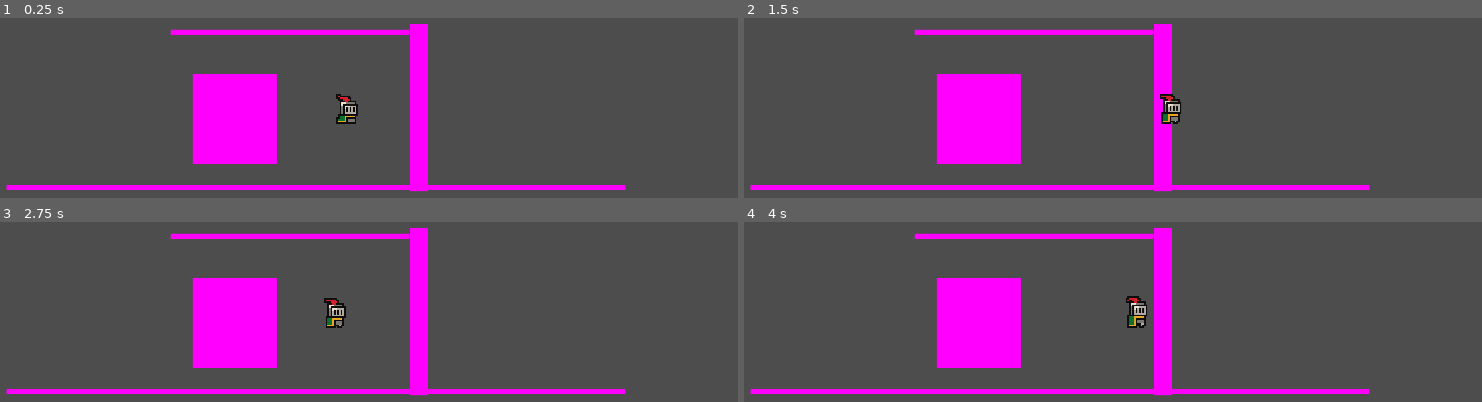
Above: before the commit, frames 1-4 (two rows, left to right).
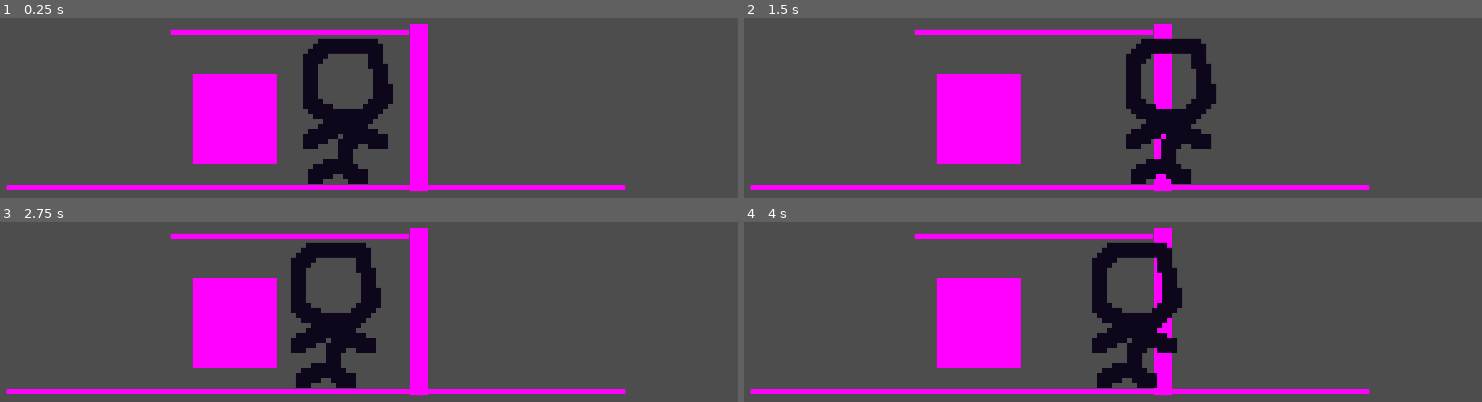
Above: after the commit, the same moments.

Repository: GDYUClub/term-project-w25
Game: Godot game, scene res://src/main/game.tscn
Two runs of this game, one before a commit and one after it. Both use one fixed random seed, a clock stepped at 60 frames per second and the inputs below. This scene is started directly instead of the project's main scene.
Inputs (mouse positions are in pixels of both pictures, inside the frame that each line leads up to):
- Up to frame 1 (0.25 s): no input
- Up to frame 2 (1.5 s): tap Enter (ui_accept) at 0.5 s; move the mouse to (1267, 100) at 0.52 s; hold Right (ui_right) 0.53-1.25 s; tap C (crouch) at 0.6 s; click (1267, 100) at 0.67 s; tap Space (jump) at 0.77 s; tap E (interact) at 0.8 s; drag from (928, 145) to (1164, 108) at 1.27 s
- Up to frame 3 (2.75 s): tap Enter (ui_accept) at 2 s; move the mouse to (428, 229) at 2.02 s; hold Left (ui_left) from 2.03 s (still down); tap C (crouch) at 2.1 s; tap E (interact) at 2.3 s
- Up to frame 4 (4 s): release Left (ui_left) at 2.75 s; drag from (outside the picture) to (1267, 324) at 2.77 s; tap Enter (ui_accept) at 3.5 s; move the mouse to (1334, 394) at 3.52 s; hold Right (ui_right) from 3.53 s (still down); tap E (interact) at 3.6 s; tap Space (jump) at 3.77 s

The runs differ from the first frame. In frame 1, 5.2% of the frame differs, in the area x 41-54%, y 11-93%; in frame 2, 5.3%; in frame 3, 5.3%; in frame 4, 5.3%, in the area x 47-60%, y 11-93%.

Commit message:
clue datatype

Diff:
--- a/assets/resources/standing_cshape.tres
+++ b/assets/resources/standing_cshape.tres
@@ -1,4 +1,4 @@
 [gd_resource type="RectangleShape2D" format=3 uid="uid://coaafk8ng1xrm"]
 
 [resource]
-size = Vector2(8, 15)
+size = Vector2(39, 83)
--- /dev/null
+++ b/src/clues/clue.gd
@@ -0,0 +1,10 @@
+extends Resource
+class_name Clue
+
+@export var id:String
+@export var name:String
+@export var desc:String
+@export var icon:Texture
+@export var panel:Texture
+@export var environment_sprite:Texture
+@export var picks_up:bool
--- /dev/null
+++ b/src/clues/clue_area.gd
@@ -0,0 +1,15 @@
+extends Area2D
+
+@export var clue:Clue
+@onready var sprite = $Sprite2D
+
+# Called when the node enters the scene tree for the first time.
+func _ready() -> void:
+	add_to_group("clue")
+	area_entered.connect(_on_area_entered)
+	sprite.texture = clue.environment_sprite
+
+
+func _on_area_entered(area:Area2D):
+
+	pass
--- /dev/null
+++ b/src/clues/clue_area.tscn
@@ -0,0 +1,14 @@
+[gd_scene load_steps=3 format=3 uid="uid://wd4uvocsv0hr"]
+
+[ext_resource type="Script" path="res://src/clues/clue_area.gd" id="1_i13jk"]
+
+[sub_resource type="CircleShape2D" id="CircleShape2D_n6ngs"]
+radius = 20.0
+
+[node name="ClueArea" type="Area2D"]
+script = ExtResource("1_i13jk")
+
+[node name="CollisionShape2D" type="CollisionShape2D" parent="."]
+shape = SubResource("CircleShape2D_n6ngs")
+
+[node name="Sprite2D" type="Sprite2D" parent="."]
--- /dev/null
+++ b/src/clues/clue_cigs.tres
@@ -0,0 +1,14 @@
+[gd_resource type="Resource" script_class="Clue" load_steps=4 format=3 uid="uid://dojkosxruk8xs"]
+
+[ext_resource type="Texture2D" uid="uid://cy54haikib277" path="res://assets/sprites/clue-temp.png" id="1_gecy7"]
+[ext_resource type="Script" path="res://src/clues/clue.gd" id="1_khjxe"]
+[ext_resource type="Texture2D" uid="uid://boy1fn4com520" path="res://assets/sprites/clue-panel-temp.png" id="2_cowuf"]
+
+[resource]
+script = ExtResource("1_khjxe")
+id = "0"
+name = "Cigarettes"
+desc = "Highly addictive and hazardous to your health. Snake's favorite brand. "
+icon = ExtResource("1_gecy7")
+panel = ExtResource("2_cowuf")
+environment_sprite = ExtResource("1_gecy7")
--- /dev/null
+++ b/src/levels/tutorial/tutorial.tscn
@@ -0,0 +1,89 @@
+[gd_scene load_steps=10 format=3 uid="uid://chwpqxi2ikcnr"]
+
+[ext_resource type="PackedScene" uid="uid://wd4uvocsv0hr" path="res://src/clues/clue_area.tscn" id="1_ra0nd"]
+[ext_resource type="Resource" uid="uid://dojkosxruk8xs" path="res://src/clues/clue_cigs.tres" id="2_5f4ee"]
+[ext_resource type="Texture2D" uid="uid://clv10wnhi7uaa" path="res://assets/sprites/panel-ref.png" id="3_4ytyg"]
+[ext_resource type="PackedScene" uid="uid://bt7hps1ykd8nk" path="res://src/player/scene/player.tscn" id="4_altkg"]
+
+[sub_resource type="RectangleShape2D" id="RectangleShape2D_fuvah"]
+size = Vector2(1964, 20)
+
+[sub_resource type="RectangleShape2D" id="RectangleShape2D_e645k"]
+size = Vector2(1391, 20)
+
+[sub_resource type="RectangleShape2D" id="RectangleShape2D_wihkw"]
+size = Vector2(756.5, 33)
+
+[sub_resource type="RectangleShape2D" id="RectangleShape2D_x7bmo"]
+size = Vector2(373.25, 33)
+
+[sub_resource type="RectangleShape2D" id="RectangleShape2D_6rae1"]
+size = Vector2(421.388, 22.3685)
+
+[node name="Main" type="Node"]
+
+[node name="PanelRef" type="Sprite2D" parent="."]
+modulate = Color(1, 1, 1, 0.133333)
+z_index = -128
+position = Vector2(964.5, 540.75)
+scale = Vector2(1.65259, 1.30411)
+texture = ExtResource("3_4ytyg")
+metadata/_edit_lock_ = true
+
+[node name="Borders" type="StaticBody2D" parent="."]
+metadata/_edit_lock_ = true
+
+[node name="CollisionShape2D" type="CollisionShape2D" parent="Borders"]
+position = Vector2(972, 0)
+shape = SubResource("RectangleShape2D_fuvah")
+
+[node name="CollisionShape2D6" type="CollisionShape2D" parent="Borders"]
+position = Vector2(968, 332)
+shape = SubResource("RectangleShape2D_fuvah")
+
+[node name="CollisionShape2D7" type="CollisionShape2D" parent="Borders"]
+position = Vector2(694.5, 706)
+shape = SubResource("RectangleShape2D_e645k")
+
+[node name="CollisionShape2D8" type="CollisionShape2D" parent="Borders"]
+position = Vector2(1409, 703)
+rotation = -1.5708
+shape = SubResource("RectangleShape2D_wihkw")
+
+[node name="CollisionShape2D9" type="CollisionShape2D" parent="Borders"]
+position = Vector2(981, 887.375)
+rotation = -1.5708
+shape = SubResource("RectangleShape2D_x7bmo")
+
+[node name="CollisionShape2D10" type="CollisionShape2D" parent="Borders"]
+position = Vector2(1122, 152)
+rotation = -1.5708
+shape = SubResource("RectangleShape2D_x7bmo")
+
+[node name="CollisionShape2D2" type="CollisionShape2D" parent="Borders"]
+position = Vector2(959, 1066)
+shape = SubResource("RectangleShape2D_fuvah")
+
+[node name="CollisionShape2D3" type="CollisionShape2D" parent="Borders"]
+position = Vector2(7, 556)
+rotation = -1.5708
+shape = SubResource("RectangleShape2D_fuvah")
+
+[node name="CollisionShape2D4" type="CollisionShape2D" parent="Borders"]
+position = Vector2(1924, 655)
+rotation = -1.5708
+shape = SubResource("RectangleShape2D_fuvah")
+
+[node name="CollisionShape2D5" type="CollisionShape2D" parent="Borders"]
+position = Vector2(671, 160)
+rotation = -0.877041
+shape = SubResource("RectangleShape2D_6rae1")
+
+[node name="Clues" type="Node" parent="."]
+
+[node name="ClueArea" parent="Clues" instance=ExtResource("1_ra0nd")]
+position = Vector2(378, 916)
+clue = ExtResource("2_5f4ee")
+
+[node name="Player" parent="." instance=ExtResource("4_altkg")]
+position = Vector2(672, 898)
--- /dev/null
+++ b/src/player/code/player-tmp.gd
@@ -0,0 +1,91 @@
+extends CharacterBody2D
+
+const WALK_SPEED = 300.0
+
+@onready var animPlayer:AnimationPlayer = $AnimationPlayer
+@onready var sprite:Sprite2D = $Sprite2D
+@onready var alertSprite:Sprite2D = $AlertSprite
+@onready var area:Area2D = $Area2D
+
+var interactable = null
+
+var clues:Array = []
+
+
+enum MOVETYPES {
+	TOP_DOWN,
+	SIDE_SCROLLER,
+}
+
+var move_sprites = {
+	MOVETYPES.TOP_DOWN:"res://assets/sprites/topdown-temp.png",
+	MOVETYPES.SIDE_SCROLLER:"res://assets/sprites/side-temp.png",
+	}
+
+var current_move_type:MOVETYPES
+# Called when the node enters the scene tree for the first time.
+#3
+func _ready() -> void:
+	add_to_group("player")
+	area.area_entered.connect(_on_area_entered)
+	area.area_exited.connect(_on_area_exited)
+	_change_move_type(MOVETYPES.TOP_DOWN)
+
+
+func _change_move_type(new_movetype:MOVETYPES):
+	current_move_type = new_movetype
+	sprite.texture = load(move_sprites[current_move_type])
+
+
+
+func _top_down(delta:float):
+	var direction_vector := Input.get_vector("ui_left", "ui_right", "ui_up", "ui_down").normalized()
+	velocity = WALK_SPEED * direction_vector
+
+
+# Side scroller movement function
+func _side_scroller(delta: float):
+	var direction := Input.get_axis("ui_left", "ui_right")
+	velocity.x = WALK_SPEED * direction
+
+
+# Called every frame. 'delta' is the elapsed time since the previous frame.
+func _process(delta: float) -> void:
+	if current_move_type == MOVETYPES.TOP_DOWN:
+		_top_down(delta)
+	if current_move_type == MOVETYPES.SIDE_SCROLLER:
+		_side_scroller(delta)
+	if Input.is_action_just_pressed("interact"):
+		interact()
+	_animate()
+	move_and_slide()
+
+func interact():
+	if not interactable:
+		return
+
+	if interactable.is_in_group("clue"):
+		#clue popup
+
+		#get clue
+		clues.append(interactable.clue)
+		interactable.monitorable = false
+		alertSprite.visible = false
+		if interactable.clue.picks_up:
+			interactable.visible = false
+
+func _animate():
+	if velocity != Vector2.ZERO:
+		animPlayer.play("walk")
+	else:
+		animPlayer.pause()
+
+func _on_area_entered(area:Area2D):
+	if area.is_in_group("clue"):
+		alertSprite.visible = true
+		interactable = area
+
+func _on_area_exited(area:Area2D):
+	if area.is_in_group("clue"):
+		alertSprite.visible = false
+		interactable = null
--- a/src/player/code/player.gd
+++ b/src/player/code/player.gd
@@ -14,11 +14,11 @@
 
 var move = Global.direction
 
-enum MoveType {
-	TOP_DOWN = 0,
-	SIDE_SCROLLER = 1
+enum MOVETYPES {
+	TOP_DOWN,
+	SIDE_SCROLLER,
 }
-
+var current_move_type:MOVETYPES
 
 var on_ladder: bool = false
 
@@ -33,14 +33,14 @@
 # Top down movement function
 func _top_down():
 
-
 	var direction_vector := Input.get_vector("ui_left", "ui_right", "ui_up", "ui_down").normalized()
 
 	current_speed = CROUCH_SPEED if is_crouching else WALK_SPEED
 	current_sprint_speed = SPRINT_SPEED if not is_crouching else WALK_SPEED
 
-	velocity.x = direction_vector.x * (current_sprint_speed if Input.is_action_pressed("sprint") else current_speed) if direction_vector.x else move_toward(velocity.x, 0, current_speed)
-	velocity.y = direction_vector.y * current_speed if direction_vector.y else move_toward(velocity.y, 0, current_speed)
+	# velocity.x = direction_vector.x * (current_sprint_speed if Input.is_action_pressed("sprint") else current_speed) if direction_vector.x else move_toward(velocity.x, 0, current_speed)
+	# velocity.y = direction_vector.y * current_speed if direction_vector.y else move_toward(velocity.y, 0, current_speed)
+	velocity = current_speed * direction_vector
 
 
 # Side scroller movement function
@@ -68,20 +68,28 @@
 
 
 # Crouch function
-func _crouch():
-	is_crouching = true if !is_crouching else false
+func _toggle_crouch():
+	is_crouching = !is_crouching
+	#is_crouching = true if !is_crouching else false
 	cshape.shape = crouch_cshape if is_crouching else stand_cshape
 
 
 func _physics_process(delta: float) -> void:
+
+
+
 	move = Global.direction
+
 	if Input.is_action_just_pressed("crouch"):
-		_crouch()
-	if MoveType.find_key(move) == "TOP_DOWN":
+		_toggle_crouch()
+
+	if is_crouching:
+		current_speed = CROUCH_SPEED
+		current_speed = CROUCH_SPEED
+
+	if current_move_type == MOVETYPES.TOP_DOWN:
 		_top_down()
 	else:
 		_side_scroller(delta)
-
-	print(MoveType.find_key(move))
-
+	#print(MoveType.find_key(move))
 	move_and_slide()
--- a/src/player/scene/player.tscn
+++ b/src/player/scene/player.tscn
@@ -1,7 +1,48 @@
-[gd_scene load_steps=8 format=3 uid="uid://bt7hps1ykd8nk"]
+[gd_scene load_steps=14 format=3 uid="uid://bt7hps1ykd8nk"]
 
 [ext_resource type="Texture2D" uid="uid://dx6370i2ofkdi" path="res://assets/sprites/knight.png" id="1_1qr8e"]
+[ext_resource type="Script" path="res://src/player/code/player-tmp.gd" id="1_j2py3"]
 [ext_resource type="Shape2D" uid="uid://coaafk8ng1xrm" path="res://assets/resources/standing_cshape.tres" id="2_kwucs"]
+[ext_resource type="Texture2D" uid="uid://badcq2r82pcs6" path="res://assets/sprites/alert-temp.png" id="4_88ynk"]
+[ext_resource type="Texture2D" uid="uid://bfif1hwuq68ag" path="res://assets/sprites/side-temp.png" id="4_x0k5r"]
+
+[sub_resource type="Animation" id="Animation_1wbr4"]
+length = 0.001
+tracks/0/type = "value"
+tracks/0/imported = false
+tracks/0/enabled = true
+tracks/0/path = NodePath("Sprite2D:frame")
+tracks/0/interp = 1
+tracks/0/loop_wrap = true
+tracks/0/keys = {
+"times": PackedFloat32Array(0),
+"transitions": PackedFloat32Array(1),
+"update": 1,
+"values": [0]
+}
+
+[sub_resource type="Animation" id="Animation_mrbcp"]
+resource_name = "walk"
+length = 0.2
+step = 0.1
+tracks/0/type = "value"
+tracks/0/imported = false
+tracks/0/enabled = true
+tracks/0/path = NodePath("Sprite2D:frame")
+tracks/0/interp = 1
+tracks/0/loop_wrap = true
+tracks/0/keys = {
+"times": PackedFloat32Array(0, 0.1),
+"transitions": PackedFloat32Array(1, 1),
+"update": 1,
+"values": [0, 1]
+}
+
+[sub_resource type="AnimationLibrary" id="AnimationLibrary_a1owq"]
+_data = {
+"RESET": SubResource("Animation_1wbr4"),
+"walk": SubResource("Animation_mrbcp")
+}
 
 [sub_resource type="AtlasTexture" id="AtlasTexture_ltbca"]
 atlas = ExtResource("1_1qr8e")
@@ -37,17 +78,47 @@
 "loop": true,
 "name": &"Idle",
 "speed": 10.0
+}, {
+"frames": [],
+"loop": true,
+"name": &"new_animation",
+"speed": 5.0
 }]
 
-[node name="Player" type="CharacterBody2D" groups=["player"]]
+[node name="Player" type="CharacterBody2D"]
+script = ExtResource("1_j2py3")
+
+[node name="Area2D" type="Area2D" parent="."]
+position = Vector2(0, -12)
+
+[node name="CollisionShape2D2" type="CollisionShape2D" parent="Area2D"]
+position = Vector2(-0.5, 18.5)
+shape = ExtResource("2_kwucs")
+
+[node name="CollisionShape2D" type="CollisionShape2D" parent="."]
+position = Vector2(-0.5, 6.5)
+shape = ExtResource("2_kwucs")
+
+[node name="AlertSprite" type="Sprite2D" parent="."]
+visible = false
+position = Vector2(0, -86)
+scale = Vector2(3, 3)
+texture = ExtResource("4_88ynk")
+
+[node name="Sprite2D" type="Sprite2D" parent="."]
+scale = Vector2(3, 3)
+texture = ExtResource("4_x0k5r")
+hframes = 2
+
+[node name="AnimationPlayer" type="AnimationPlayer" parent="."]
+libraries = {
+"": SubResource("AnimationLibrary_a1owq")
+}
 
 [node name="AnimatedSprite2D" type="AnimatedSprite2D" parent="."]
+visible = false
 position = Vector2(0, -12)
 sprite_frames = SubResource("SpriteFrames_k6gat")
 animation = &"Idle"
 autoplay = "Idle"
-frame_progress = 0.0334083
-
-[node name="CollisionShape2D" type="CollisionShape2D" parent="."]
-position = Vector2(0, -8)
-shape = ExtResource("2_kwucs")
+frame_progress = 0.520677
--- /dev/null
+++ b/src/ui/menu.tscn
@@ -0,0 +1,9 @@
+[gd_scene format=3 uid="uid://co1205trhhrey"]
+
+[node name="Menu" type="Control"]
+layout_mode = 3
+anchors_preset = 15
+anchor_right = 1.0
+anchor_bottom = 1.0
+grow_horizontal = 2
+grow_vertical = 2
Binary file added: assets/sprites/alert-temp.png
Not shown, added: assets/sprites/alert-temp.png.import
Binary file added: assets/sprites/clue-panel-temp.png
Not shown, added: assets/sprites/clue-panel-temp.png.import
Binary file added: assets/sprites/clue-temp.aseprite
Binary file added: assets/sprites/clue-temp.png
Not shown, added: assets/sprites/clue-temp.png.import
Binary file added: assets/sprites/panel-ref.png
Not shown, added: assets/sprites/panel-ref.png.import
Binary file added: assets/sprites/side-temp.png
Not shown, added: assets/sprites/side-temp.png.import
Binary file added: assets/sprites/side-tempt.png
(and 4 more such lines)
